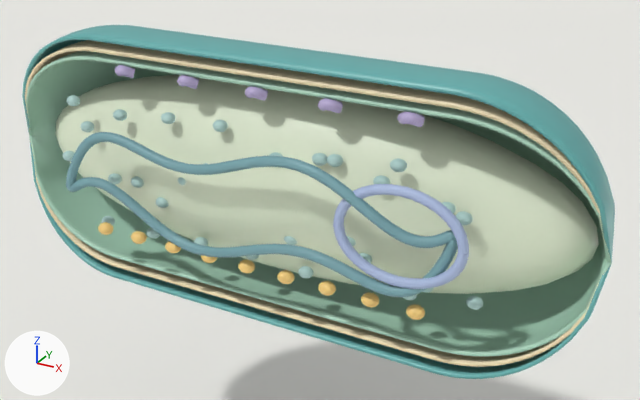
Two versions of the Blender file outputs/blender/engineered-ecn.blend, one commit apart.
Both versions are drawn from a 50 mm camera at (2.23, -3.55, 1.77) aimed at (0.15, 0.23, -0.12). Arrows for +X, +Y and +Z are at lower left; the lights stay in place. The older version comes first.

Script lines for the objects in view, before the commit:
```python
me_folded_bacterial_chromosome = bpy.data.meshes.new('folded bacterial chromosome')
me_folded_bacterial_chromosome.from_pydata(...)  # 2904 vertices, 2892 faces; spans x -1.11..1.11, y -0.35..-0.23, z -0.33..0.33
me_folded_bacterial_chromosome.polygons.foreach_set('use_smooth', [True] * 2892)
me_folded_bacterial_chromosome.materials.append(mat_nucleoid_dna)  # cyan #76a2aa
me_plasmid_loop = bpy.data.meshes.new('plasmid loop')
me_plasmid_loop.from_pydata(...)  # 792 vertices, 780 faces; spans x 0.515..1.165, y -0.325..-0.275, z -0.195..0.295
me_plasmid_loop.polygons.foreach_set('use_smooth', [True] * 780)
me_plasmid_loop.materials.append(mat_engineered_plasmid)  # blue #aabadd
me_sphere_009 = bpy.data.meshes.new('Sphere.009')
me_sphere_009.from_pydata(...)  # a UV sphere (32 segments, 20 rings, poles along z) spanning x -1.61..1.61, y -0.35..0.35, z -0.51..0.51
me_sphere_009.polygons.foreach_set('use_smooth', [True] * 640)
me_sphere_009.materials.append(mat_cytoplasm)  # pale green #e1ebd1
ob_cytoplasmic_volume = bpy.data.objects.new('cytoplasmic volume', me_sphere_009)
ob_cytoplasmic_volume.location = (0.0, 0.16, 0.0)
ob_folded_bacterial_chromosome = bpy.data.objects.new('folded bacterial chromosome', me_folded_bacterial_chromosome)
ob_folded_bacterial_chromosome.location = (0.0, 0.0, 0.0)
ob_plasmid_loop = bpy.data.objects.new('plasmid loop', me_plasmid_loop)
ob_plasmid_loop.location = (0.0, 0.0, 0.0)
# also in view: 'STUDIO floor' at (0.0, 0.0, -2.07); 'peptidoglycan layer' at (0.0, 0.26, 0.0); 'inner membrane' at (0.0, 0.23, 0.0); 'outer membrane' at (0.0, 0.28, 0.0)
```
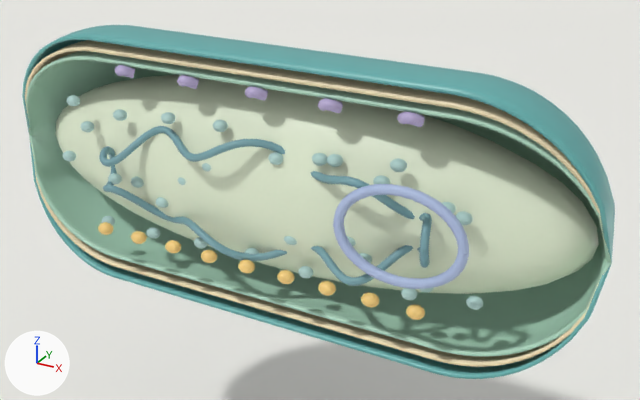
What differs and where, as boxes [x1, y1, x2, y2] in the pictures (640 x 400 px):
```json
{"object": "folded bacterial chromosome", "change": "reshaped", "before": [66, 132, 458, 297], "after": [99, 126, 432, 286], "on screen": "15% narrower"}
```

Edits to the scene script, one JSON object a line:
```json
{"block": "me_folded_bacterial_chromosome", "where": "# used by ob_folded_bacterial_chromosome; location = (0.0, 0.0, 0.0)"}
{"op": "remove", "block": "me_folded_bacterial_chromosome", "code": "me_folded_bacterial_chromosome.from_pydata(...)  # 2904 vertices, 2892 faces; spans x -1.11..1.11, y -0.35..-0.23, z -0.33..0.33"}
{"op": "add", "block": "me_folded_bacterial_chromosome", "code": "me_folded_bacterial_chromosome.from_pydata(...)  # 5144 vertices, 5132 faces; spans x -0.97..0.97, y -0.29..-0.09, z -0.33..0.33"}
{"block": "me_folded_bacterial_chromosome", "change": "me_folded_bacterial_chromosome part 1: 8 vertices moved within x -0.9..0.95, y -0.29..-0.26, z -0.29..0.07; 2865 vertices removed from x -1.11..1.11, y -0.35..-0.23, z -0.33..0.33; 5121 vertices added at x -0.97..0.97, y -0.29..-0.09, z -0.33..0.33"}
{"block": "me_folded_bacterial_chromosome", "change": "other edits to the shape of me_folded_bacterial_chromosome do not show in these pictures"}
```
